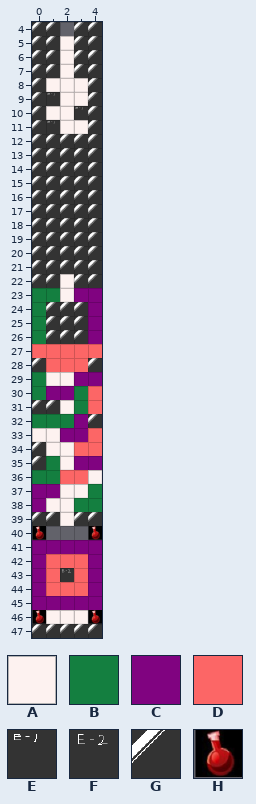
Tiled map -- Dri/Resources/tilemap/floor000.tmx. Above is the file before it was changed.
Cells are 60x60 px. Shown: x 0..4, y 4..47.
Key: from "floor1": A 1 "1000", B 2 "1001", C 3 "1002", D 4 "1003", E 5 "2000", F 6 "2001", G 7 "1999", H 8 "3000".
_ is an empty cell.
Layer "main" before, first column x 0:
 4 GG_GG
 5 GGAGG
 6 GGAGG
 7 GGAGG
 8 GAAAG
 9 GEAAG
10 GAAEG
11 GEAAG
12 GGGGG
13 GGGGG
14 GGGGG
15 GGGGG
16 GGGGG
17 GGGGG
18 GGGGG
19 GGGGG
20 GGGGG
21 GGGGG
22 GGAGG
23 BBACC
24 BGGGC
25 BGGGC
26 BGGGC
27 DDDDD
28 GDDDG
29 BAACC
30 BCCBD
31 GGABD
32 BBBCG
33 AACCD
34 GAADD
35 GBACC
36 BBDDA
37 CCAAB
38 CAABB
39 GGAGG
40 H___H
41 CCCCC
42 CDDDC
43 CDFDC
44 CDDDC
45 CCCCC
46 HAAAH
47 GGGGG
After:
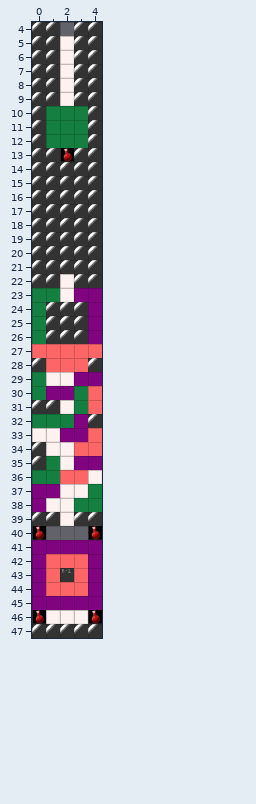
Edits made:
{"where": "layer \"main\""}
{"y":8,"x":1,"old":"A","new":"G"}
{"y":8,"x":3,"old":"A","new":"G"}
{"y":9,"x":1,"old":"E","new":"G"}
{"y":9,"x":3,"old":"A","new":"G"}
{"y":10,"x":1,"old":"AAE","new":"BBB"}
{"y":11,"x":1,"old":"EAA","new":"BBB"}
{"y":12,"x":1,"old":"GGG","new":"BBB"}
{"y":13,"x":2,"old":"G","new":"H"}
